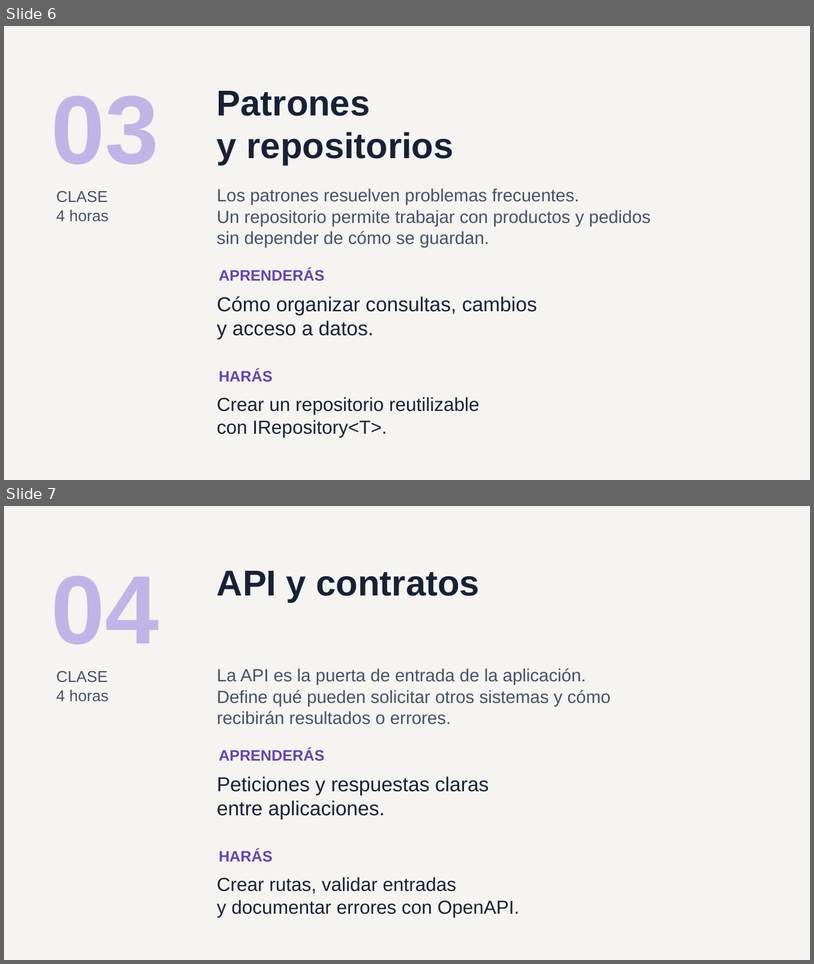
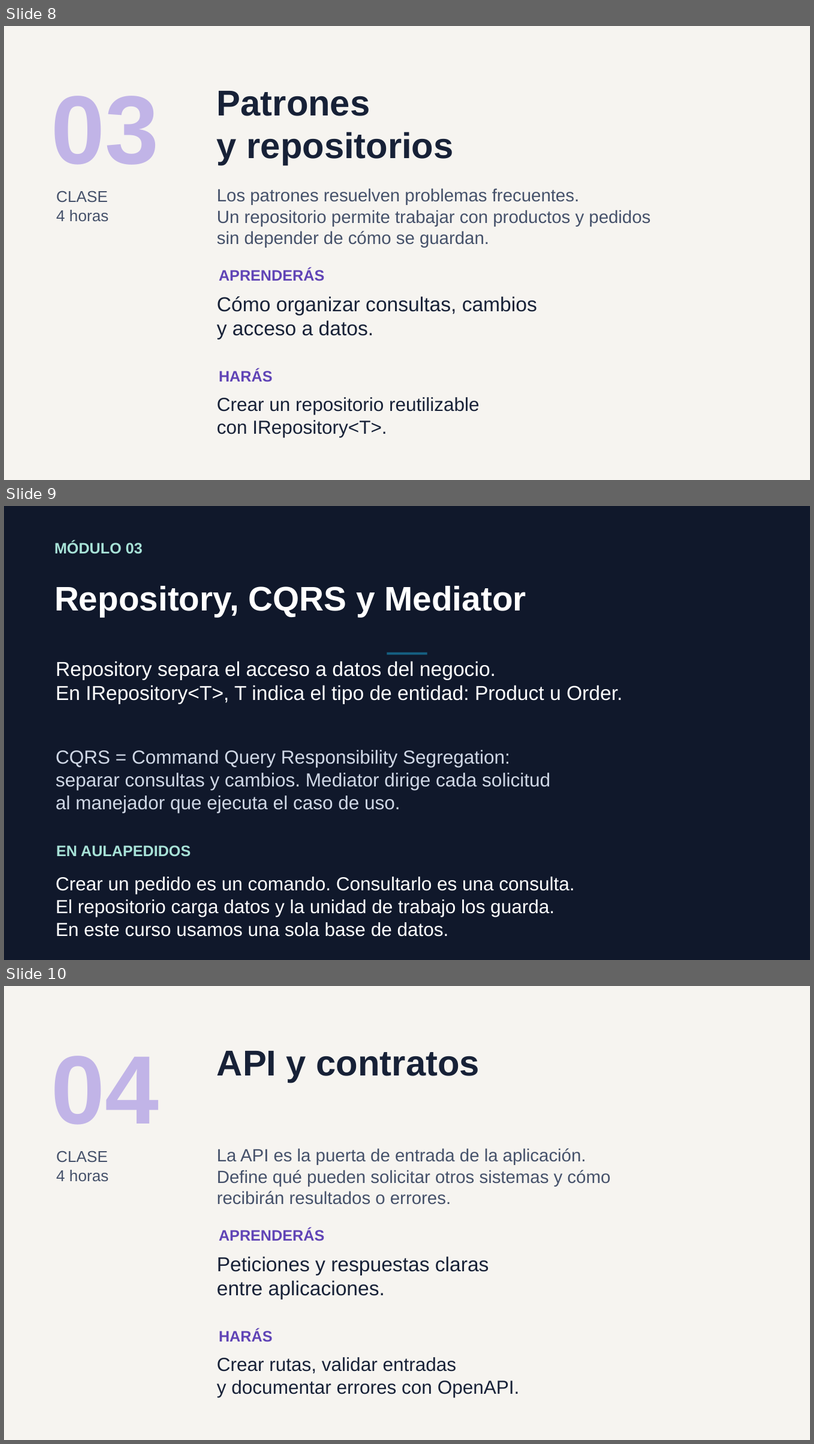
Before and after one commit to ychavez/CursoNETIA, a slide deck: instructor/clases/00-presentacion-alumnos.pptx. Shown one above the other, each under a label of ours: slides 6 and 7 before the commit, slides 8, 9 and 10 after it. The pictures are 814x964 and 814x1444 pixels, drawn with LibreOffice and Linux fonts; fonts in the diff are those of the drawing. Boxes give left, top, right and bottom in pixels: in the first picture for what was removed or moved away, otherwise in the second. Text is boxed around its words. In the diff, an @@ line names an element or a change of style, - is before the commit and + after.

Commit message:
Agrega diapositivas explicativas de conceptos despues de cada modulo

```diff
--- a/instructor/clases/00-presentacion-alumnos.pptx
+++ b/instructor/clases/00-presentacion-alumnos.pptx
@@ slide 9 added at (4,506,810,960), background #10182B @@
@@ text added at (54,541,143,554), 18 pt, text #A7E2D7, bold @@
+MÓDULO 03
@@ text added at (54,586,526,616), 40.5 pt, text #FFFFFF, bold @@
+Repository, CQRS y Mediator
@@ text added at (56,661,623,704), 24 pt, text #FFFFFF @@
+Repository separa el acceso a datos del negocio.
+En IRepository<T>, T indica el tipo de entidad: Product u Order.
@@ rectangle added at (387,652,428,655), fill #156082 @@
@@ text added at (56,750,551,813), 22.5 pt, text #D0D8E6 @@
+CQRS = Command Query Responsibility Segregation:
+separar consultas y cambios. Mediator dirige cada solicitud
+al manejador que ejecuta el caso de uso.
@@ text added at (56,845,191,856), 18 pt, text #A7E2D7, bold @@
+EN AULAPEDIDOS
@@ text added at (56,876,575,936), 22.5 pt, text #FFFFFF @@
+Crear un pedido es un comando. Consultarlo es una consulta.
+El repositorio carga datos y la unidad de trabajo los guarda.
+En este curso usamos una sola base de datos.
@@ what was slide 6 is now slide 8 @@
@@ what was slide 7 is now slide 10 @@
```
Also in this commit, not shown: 9 other slides added, 3 other files.
